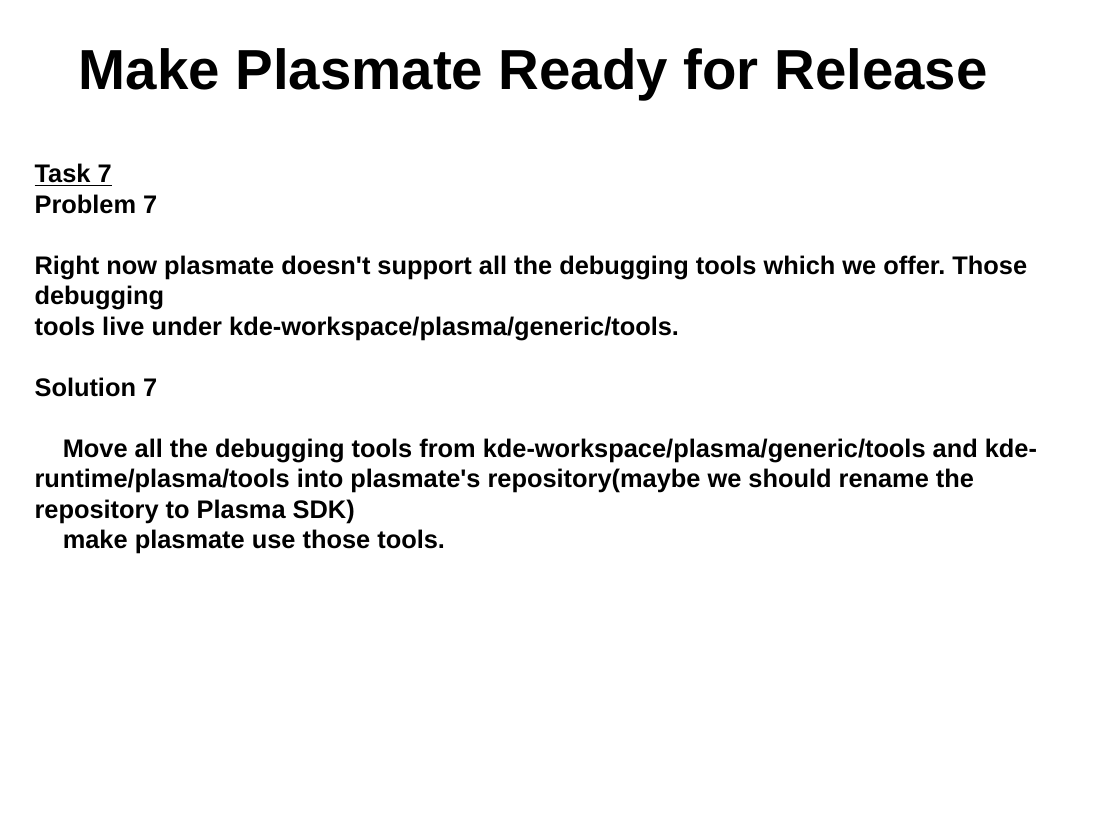
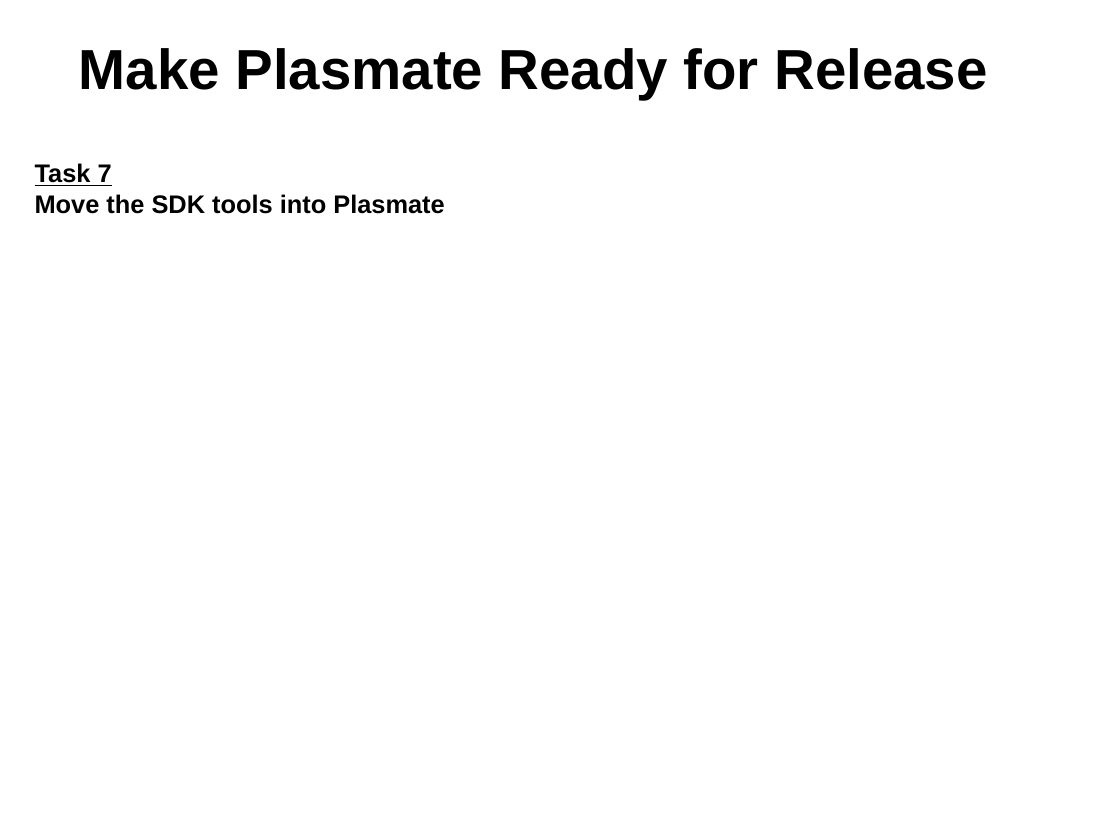
Before and after one commit to gtsiap/presenations, a slide deck: slide 14 of openSUSE gr Summer Camp 2012/plasmate.odp. Drawn at 1120x840 pixels with LibreOffice and Linux fonts; fonts in the diff are those of the drawing; background and template pictures are left out. Boxes give left, top, right and bottom in pixels: in the first picture for what was removed or moved away, otherwise in the second. Text is boxed around its words. In the diff, an @@ line names an element or a change of style, - is before the commit and + after.

Commit message:
Finish the slides regarding the gsoc project "Make Plasmate ready for release"

```diff
--- a/openSUSE gr Summer Camp 2012/plasmate.odp
+++ b/openSUSE gr Summer Camp 2012/plasmate.odp
@@ text at bbox=[35, 194, 444, 214]: text changed @@
-Problem 7
-Right now plasmate doesn't support all the debugging tools which we offer. Those debugging
-tools live under kde-workspace/plasma/generic/tools.
-Solution 7
-Move all the debugging tools from kde-workspace/plasma/generic/tools and kde-runtime/plasma/tools into plasmate's repository(maybe we should rename the repository to Plasma SDK)
-make plasmate use those tools.
+Move the SDK tools into Plasmate
```
Also in this commit, not shown: 7 other slides changed.
